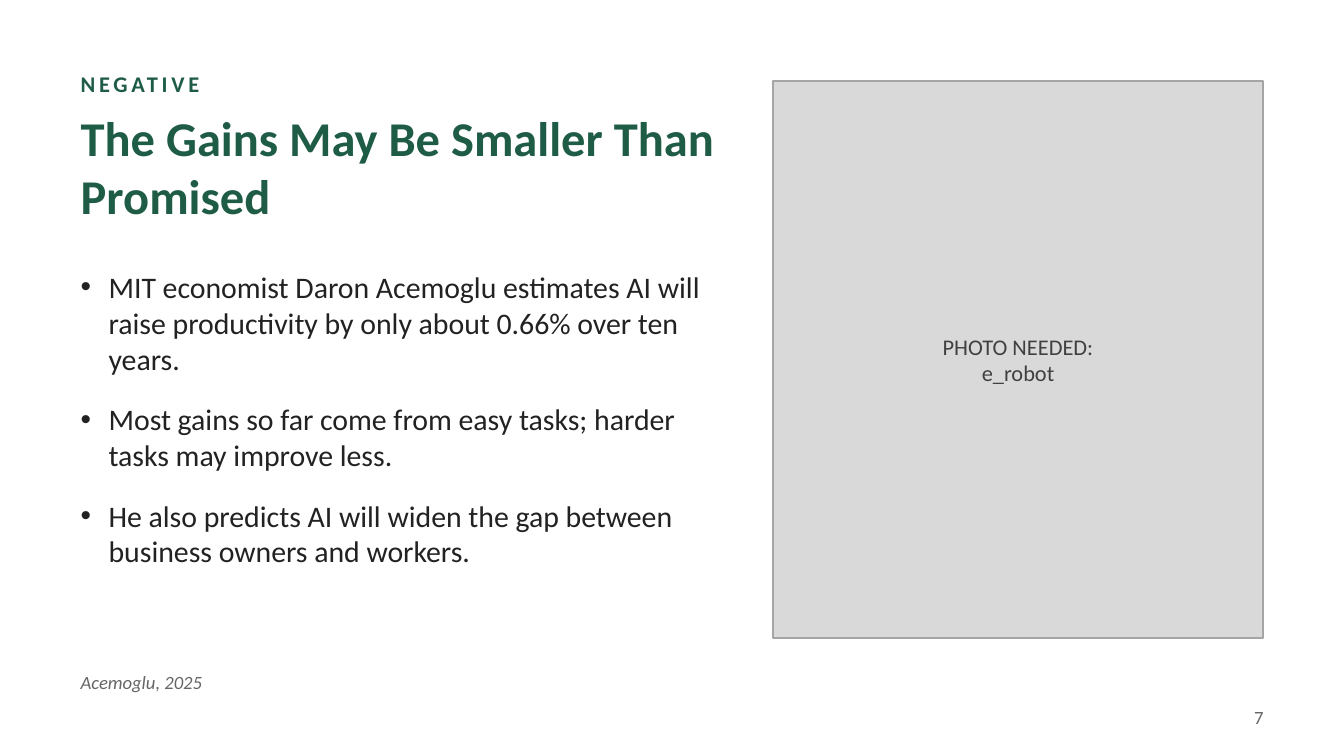
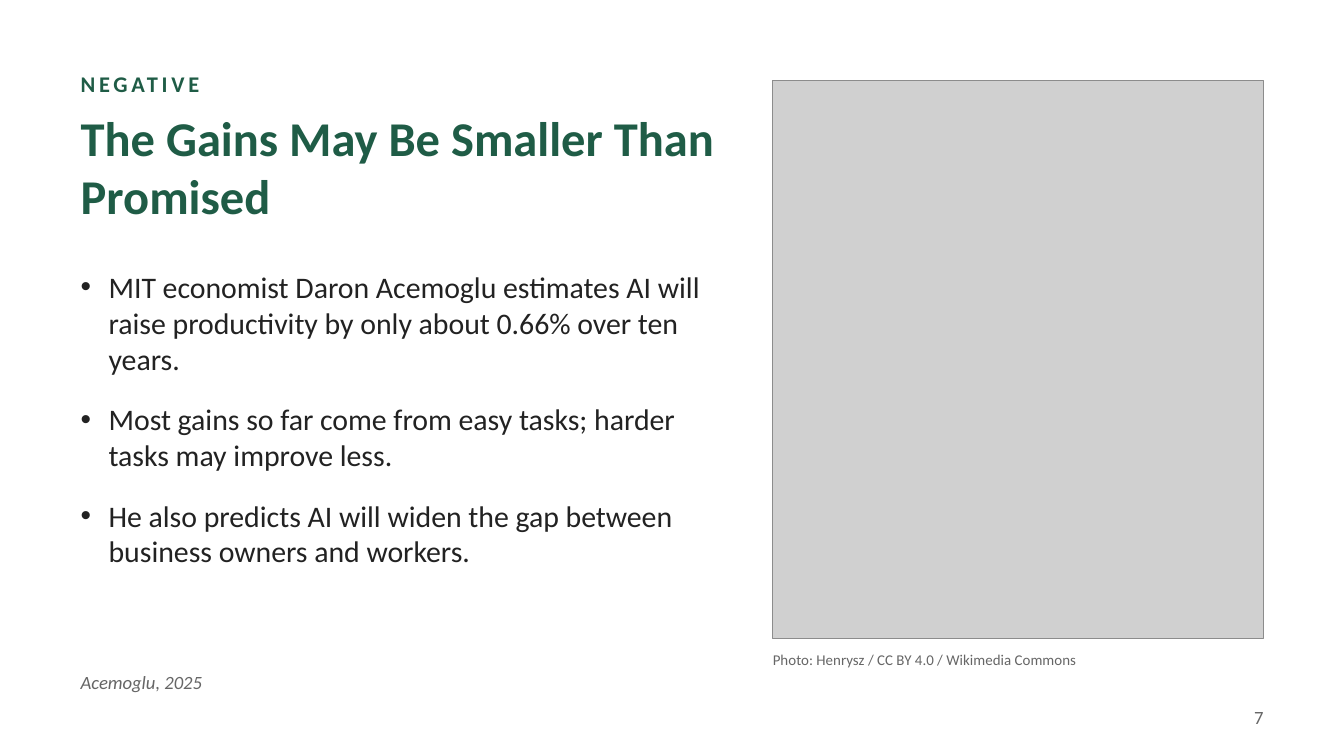
Before and after one commit to Hvdxx/academic-pptx-skill, a slide deck: slide 7 of presentations/AI_and_the_Economy.pptx. Drawn at 1344x756 pixels with LibreOffice and Linux fonts; fonts in the diff are those of the drawing; grey boxes stand for pictures. Boxes give left, top, right and bottom in pixels: in the first picture for what was removed or moved away, otherwise in the second. Text is boxed around its words. In the diff, an @@ line names an element or a change of style, - is before the commit and + after.

```diff
--- a/presentations/AI_and_the_Economy.pptx
+++ b/presentations/AI_and_the_Economy.pptx
@@ rectangle removed at (773,81,1263,638) @@
@@ picture added at (773,81,1263,638) @@
@@ text at (773,654,1076,668): text changed; size 12 to 8 pt; text colour #404040 to #666666 @@
-PHOTO NEEDED:
-e_robot
+Photo: Henrysz / CC BY 4.0 / Wikimedia Commons
```
Also in this commit, not shown: 4 other slides changed, 1 other file.
